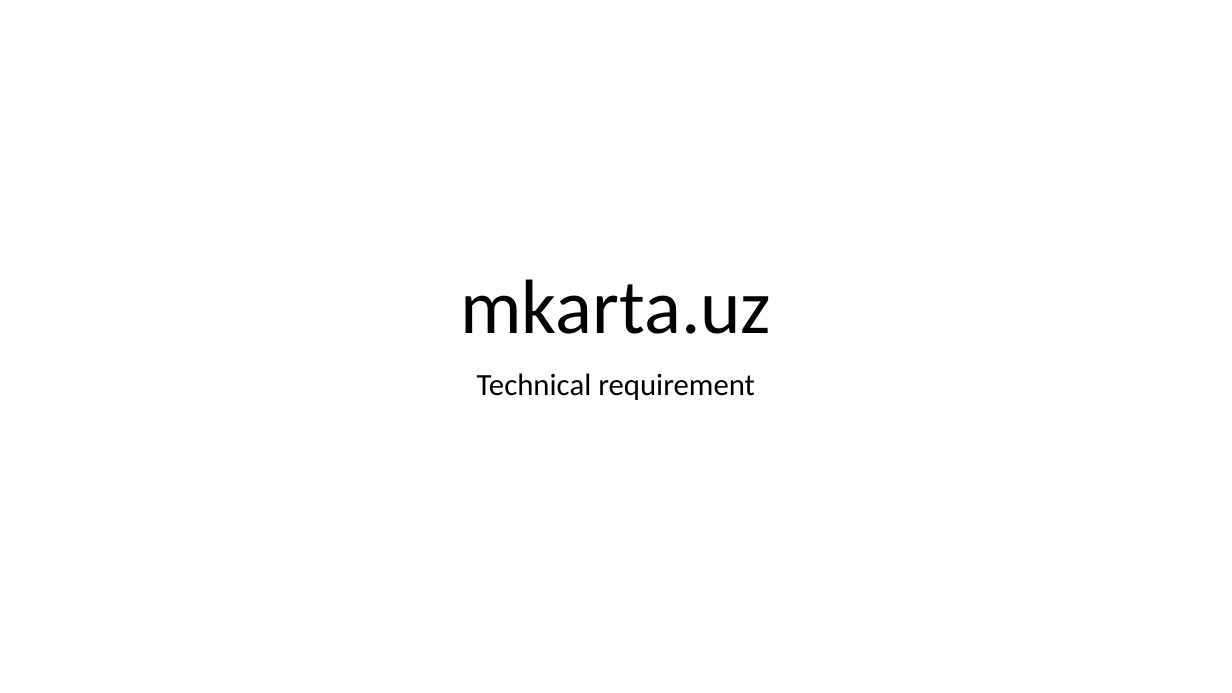
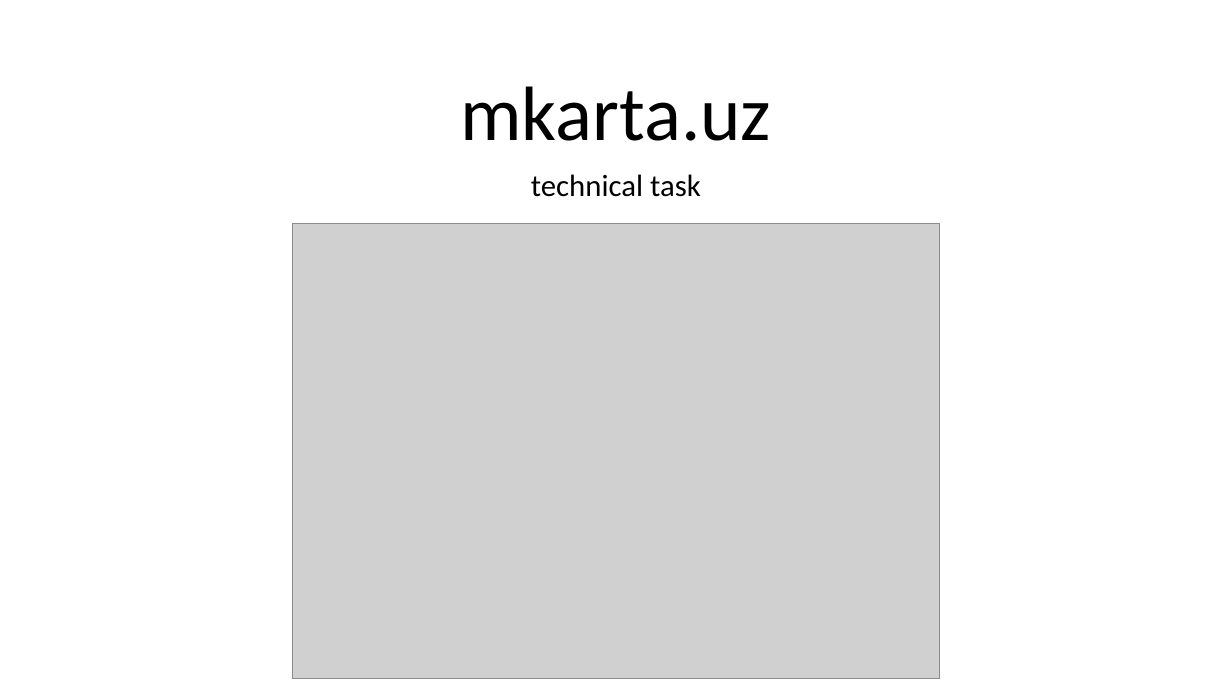
Before and after one commit to ruslanbek05/mkarta.uz, a slide deck: slide 1 of Presentation/mkarta.uz Technical requirement presentation - eng.pptx. Drawn at 1232x693 pixels with LibreOffice and Linux fonts; fonts in the diff are those of the drawing; grey boxes stand for pictures. Boxes give left, top, right and bottom in pixels: in the first picture for what was removed or moved away, otherwise in the second. Text is boxed around its words. In the diff, an @@ line names an element or a change of style, - is before the commit and + after.

Commit message:
technical requirement english pptx

```diff
--- a/Presentation/mkarta.uz Technical requirement presentation - eng.pptx
+++ b/Presentation/mkarta.uz Technical requirement presentation - eng.pptx
@@ title "mkarta.uz": place and size @@
-title "mkarta.uz" at <box>461,279,772,334</box>
+title "mkarta.uz" at <box>461,86,772,141</box>
@@ subtitle added at <box>531,174,701,197</box>, 24 pt, text #000000 @@
+technical task
@@ picture added at <box>293,224,940,678</box> @@
@@ subtitle removed at <box>477,373,755,400</box> @@
-Technical requirement
```
Also in this commit, not shown: 1 other slide changed, 9 slides added, 2 slides removed, 1 other file.
